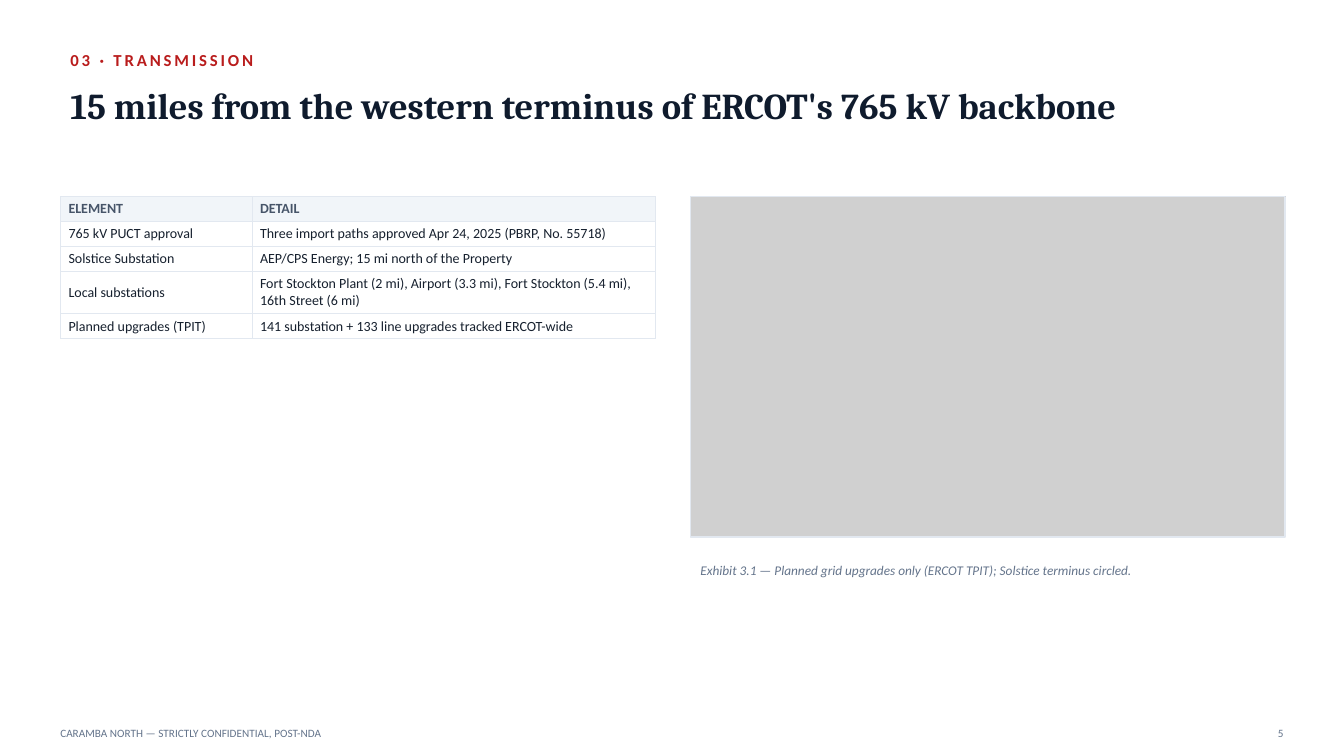
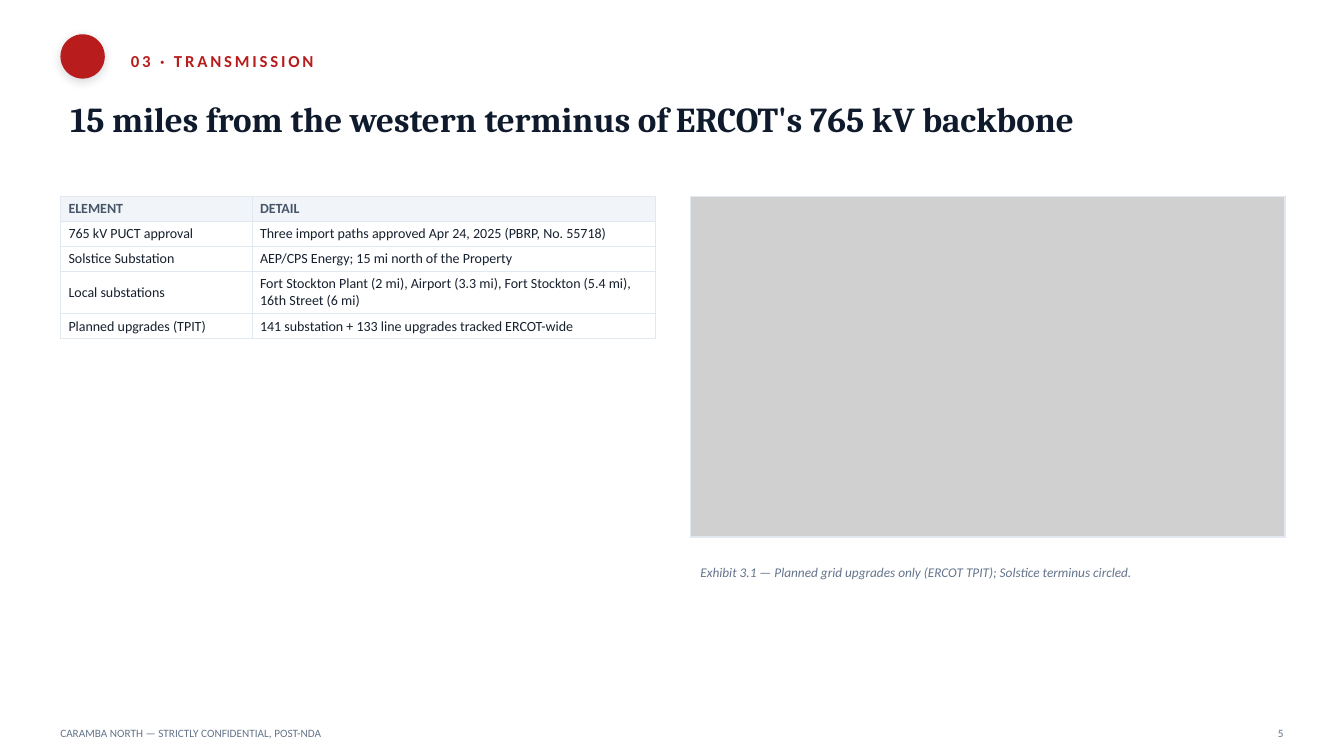
Before and after one commit to 10thMuses/lrp-tx-gis, a slide deck: slide 5 of outputs/reports/Caramba-North-OM-PostNDA.pptx. Drawn at 1344x756 pixels with LibreOffice and Linux fonts; fonts in the diff are those of the drawing; grey boxes stand for pictures; background and template pictures are left out. Boxes give left, top, right and bottom in pixels: in the first picture for what was removed or moved away, otherwise in the second. Text is boxed around its words. In the diff, an @@ line names an element or a change of style, - is before the commit and + after.

```diff
--- a/outputs/reports/Caramba-North-OM-PostNDA.pptx
+++ b/outputs/reports/Caramba-North-OM-PostNDA.pptx
@@ ellipse added at (x1=60, y1=34, x2=105, y2=79), fill #B91C1C @@
@@ text "03 · TRANSMISSION" moved from (x1=70, y1=55, x2=253, y2=66) to (x1=131, y1=56, x2=314, y2=67) @@
@@ text "15 miles from the western ..." moved from (x1=70, y1=93, x2=1116, y2=120) to (x1=70, y1=107, x2=1074, y2=133) @@
@@ text "15 miles from the western ..." at (x1=70, y1=107, x2=1074, y2=133): size 26 to 25 pt @@
```
Also in this commit, not shown: 11 other slides changed, 2 slides added, 8 other files.
